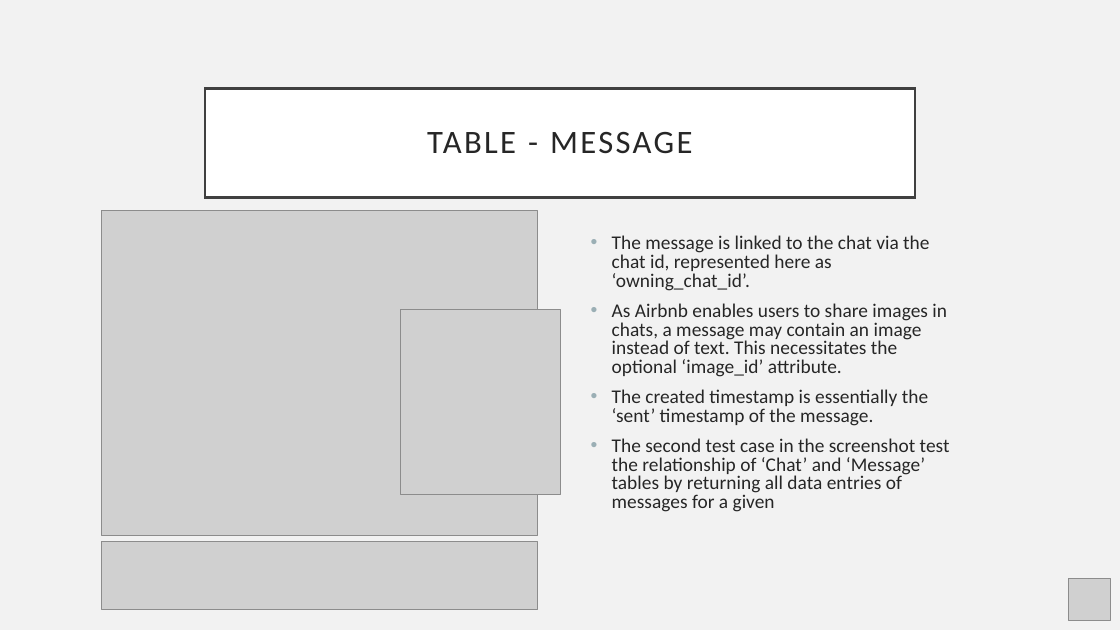
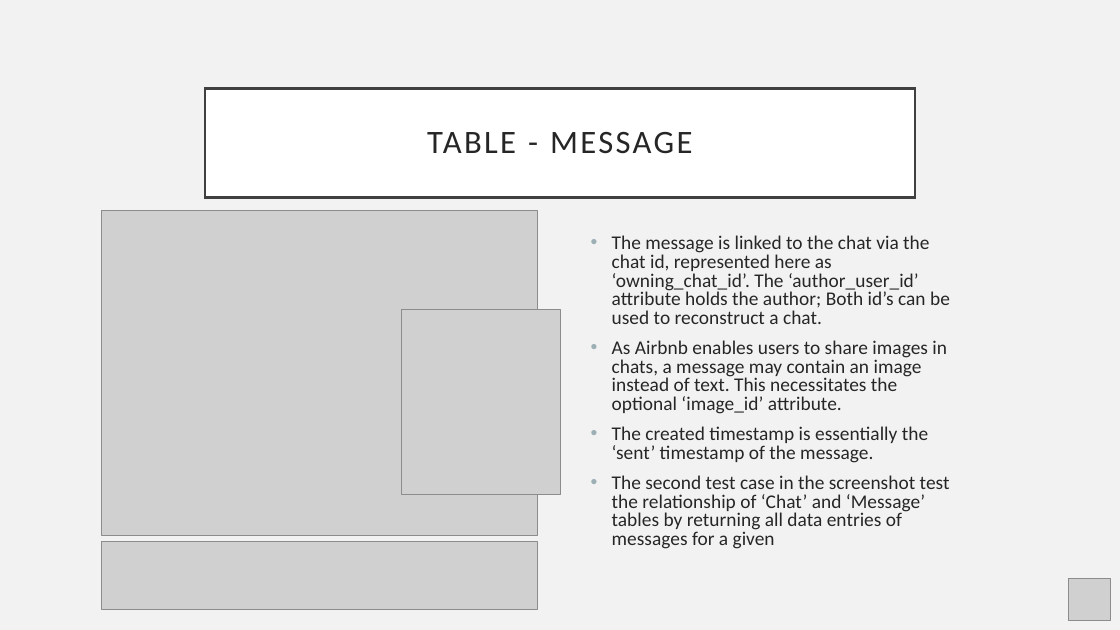
Before and after one commit to LeftEmpty/AirBnB_DBMS_Imitation, a slide deck: slide 16 of phase_2/phase_2_db_presentation.pptx. Drawn at 1120x630 pixels with LibreOffice and Linux fonts; fonts in the diff are those of the drawing; grey boxes stand for pictures. Boxes give left, top, right and bottom in pixels: in the first picture for what was removed or moved away, otherwise in the second. Text is boxed around its words. In the diff, an @@ line names an element or a change of style, - is before the commit and + after.

```diff
--- a/phase_2/phase_2_db_presentation.pptx
+++ b/phase_2/phase_2_db_presentation.pptx
@@ text at box(612, 235, 950, 324): text changed @@
-• The message is linked to the chat via the chat id, represented here as ‘owning_chat_id’.
+• The message is linked to the chat via the chat id, represented here as ‘owning_chat_id’. The ‘author_user_id’ attribute holds the author; Both id’s can be used to reconstruct a chat.
```
Also in this commit, not shown: 5 other slides changed, 15 other files.
